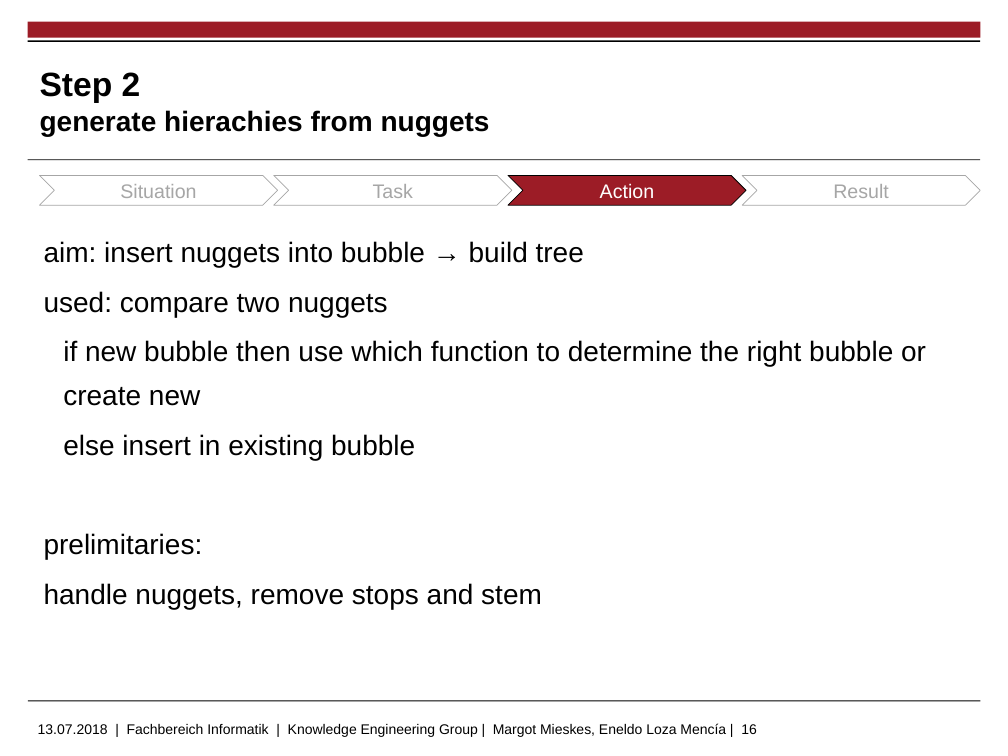
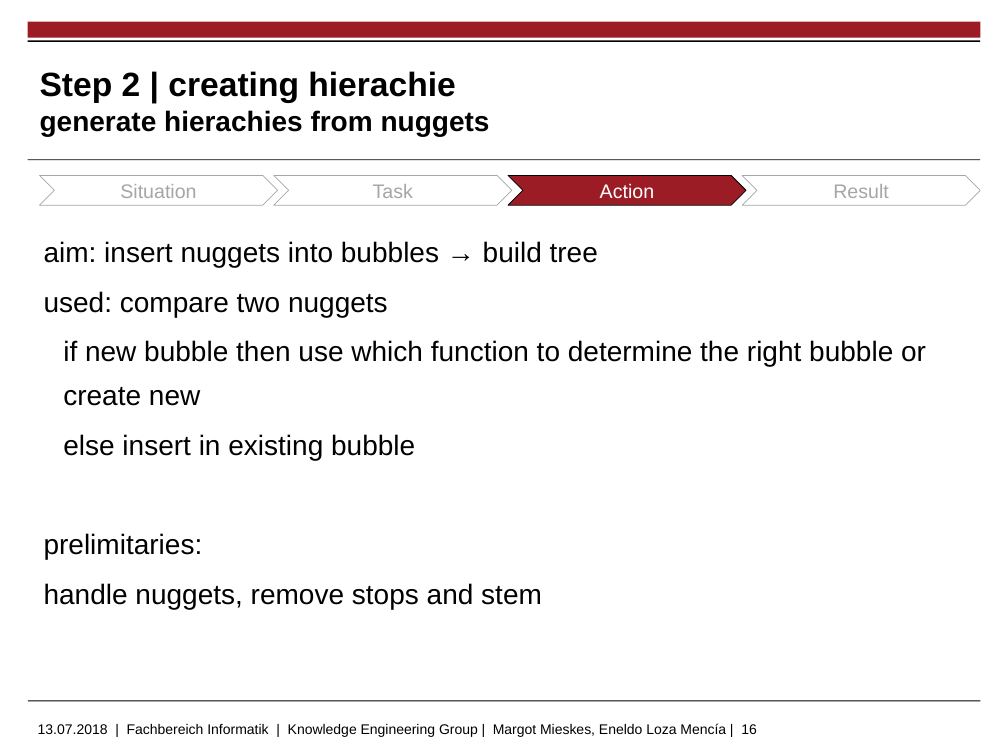
Before and after one commit to markushoehn/Auto_TextSum, a slide deck: slide 16 of presentation/20180713 Gruppe 5 - final.pptx. Drawn at 1008x756 pixels with LibreOffice and Linux fonts; fonts in the diff are those of the drawing; background and template pictures are left out. Boxes give left, top, right and bottom in pixels: in the first picture for what was removed or moved away, otherwise in the second. Text is boxed around its words. In the diff, an @@ line names an element or a change of style, - is before the commit and + after.

```diff
--- a/presentation/20180713 Gruppe 5 - final.pptx
+++ b/presentation/20180713 Gruppe 5 - final.pptx
@@ title at (x1=40, y1=71, x2=490, y2=136): text changed @@
-Step 2
-generate hierachies from nuggets
+Step 2 | creating hierachie
+generate hierachies from nuggets
@@ text at (x1=44, y1=241, x2=598, y2=267): text changed @@
-aim: insert nuggets into bubble → build tree
+aim: insert nuggets into bubbles → build tree
```
Also in this commit, not shown: 25 other slides changed, 3 slides added, 15 other files.
